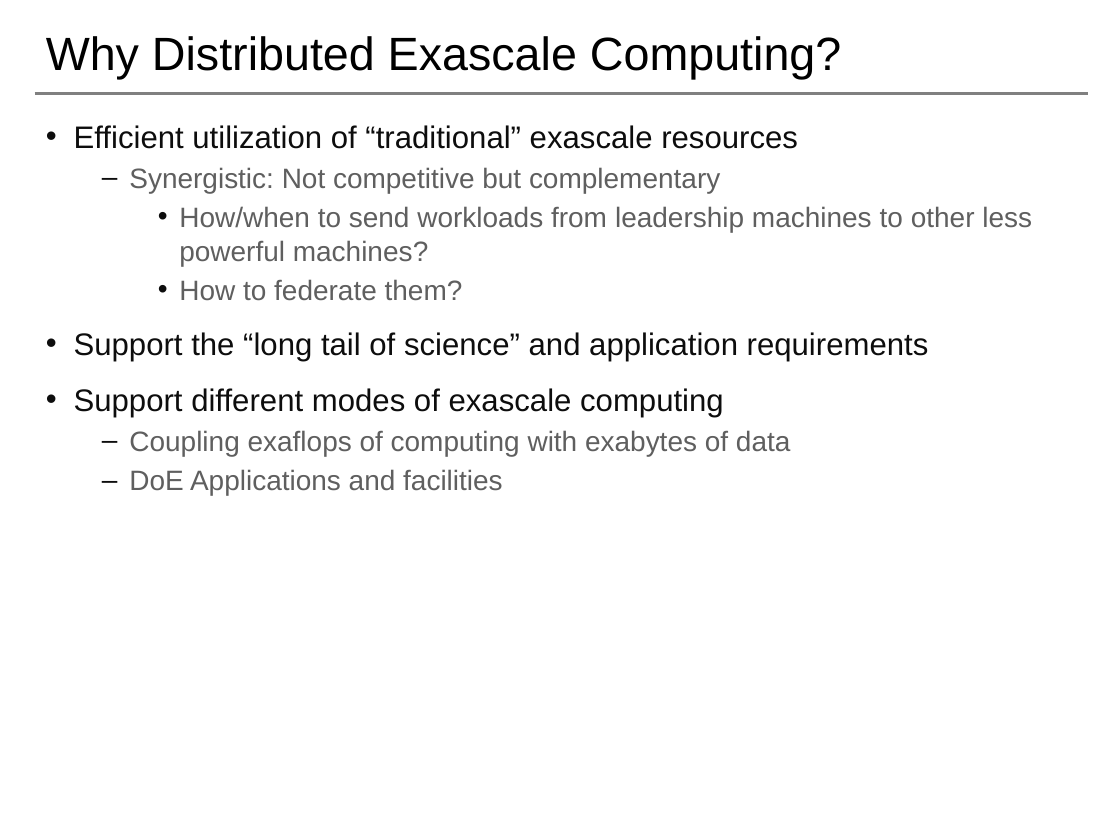
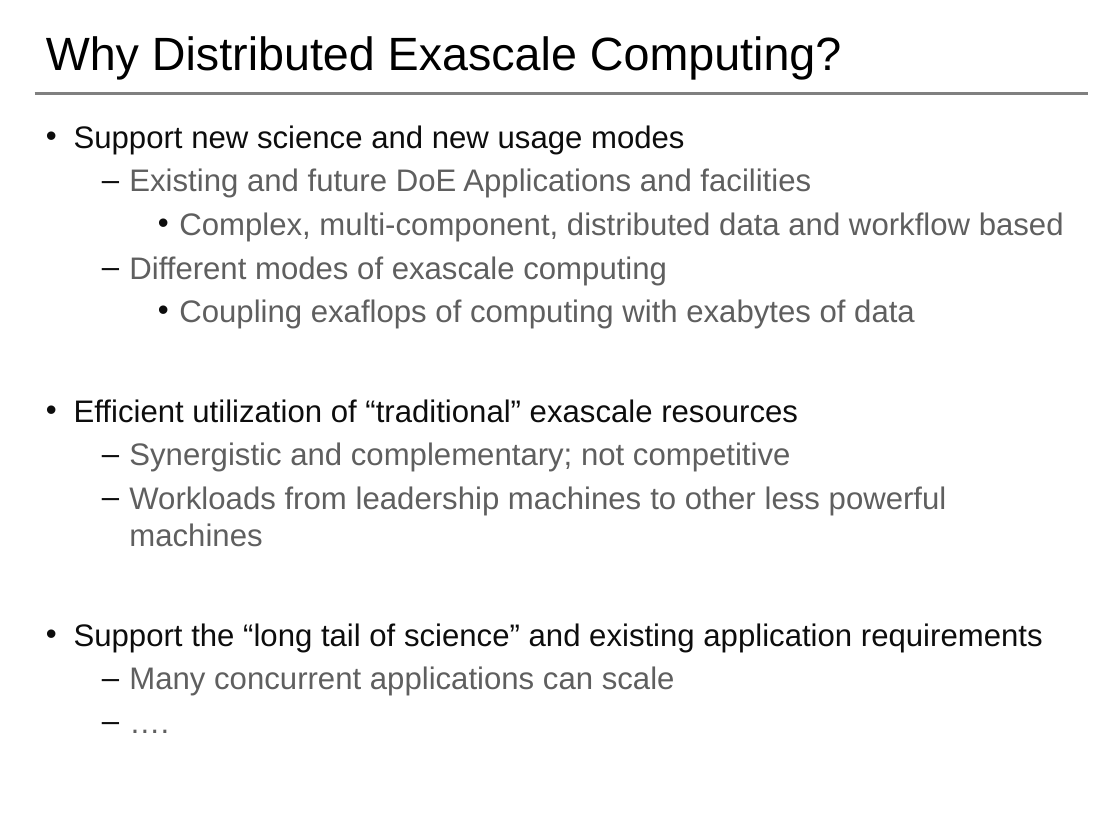
Before and after one commit to saga-project/NGMW, a slide deck: slide 3 of presentations/radical-modsim.pptx. Drawn at 1120x840 pixels with LibreOffice and Linux fonts; fonts in the diff are those of the drawing; background and template pictures are left out. Boxes give left, top, right and bottom in pixels: in the first picture for what was removed or moved away, otherwise in the second. Text is boxed around its words. In the diff, an @@ line names an element or a change of style, - is before the commit and + after.

```diff
--- a/presentations/radical-modsim.pptx
+++ b/presentations/radical-modsim.pptx
@@ text at [74, 125, 1064, 329]: paragraphs added @@
+• Support new science and new usage modes
+  – Existing and future DoE Applications and facilities
+    • Complex, multi-component, distributed data and workflow based
+  – Different modes of exascale computing
+    • Coupling exaflops of computing with exabytes of data
@@ text at [74, 442, 1043, 696]: text changed; size 18 to 20 pt @@
-  – Synergistic: Not competitive but complementary
-    • How/when to send workloads from leadership machines to other less powerful machines?
-    • How to federate them?
-• Support the “long tail of science” and application requirements
-• Support different modes of exascale computing
-  – Coupling exaflops of computing with exabytes of data
-  – DoE Applications and facilities
+  – Synergistic and complementary; not competitive
+  – Workloads from leadership machines to other less powerful machines
+• Support the “long tail of science” and existing application requirements
+  – Many concurrent applications can scale
+  – ….
```
Also in this commit, not shown: 6 other slides changed.
